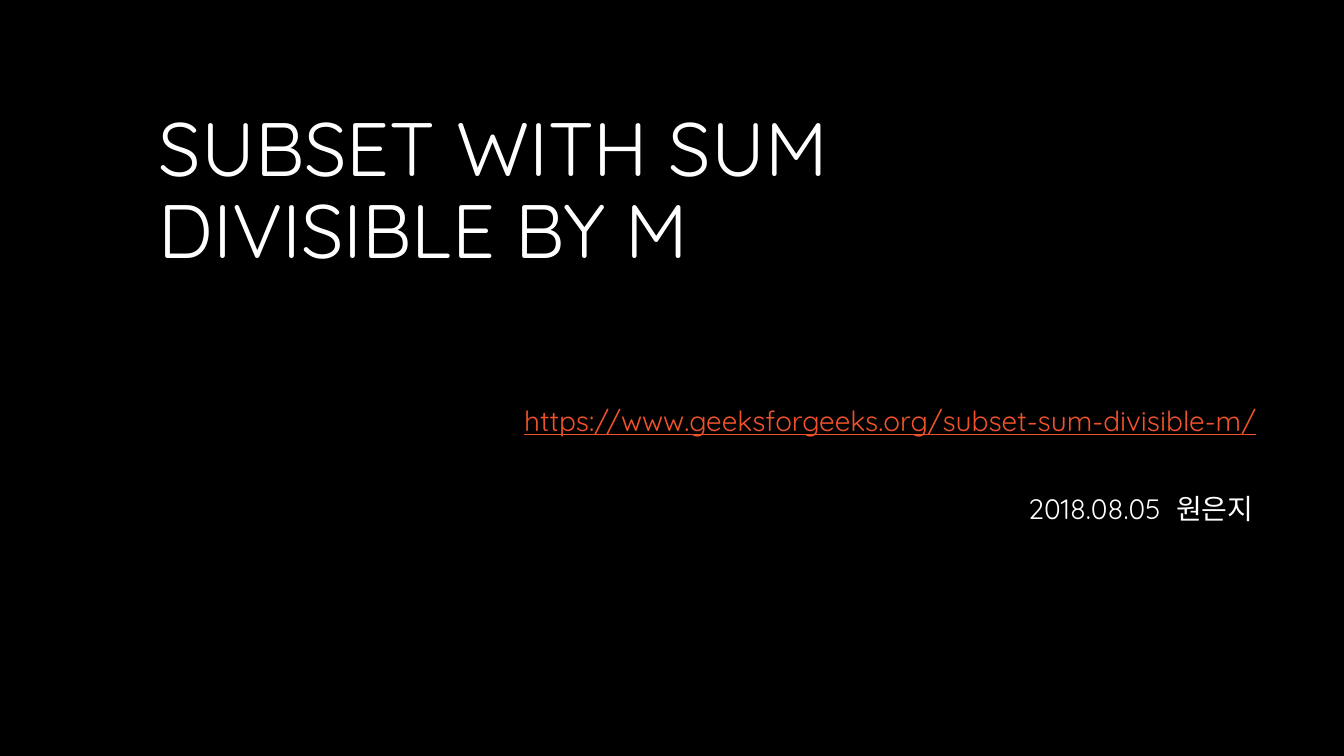
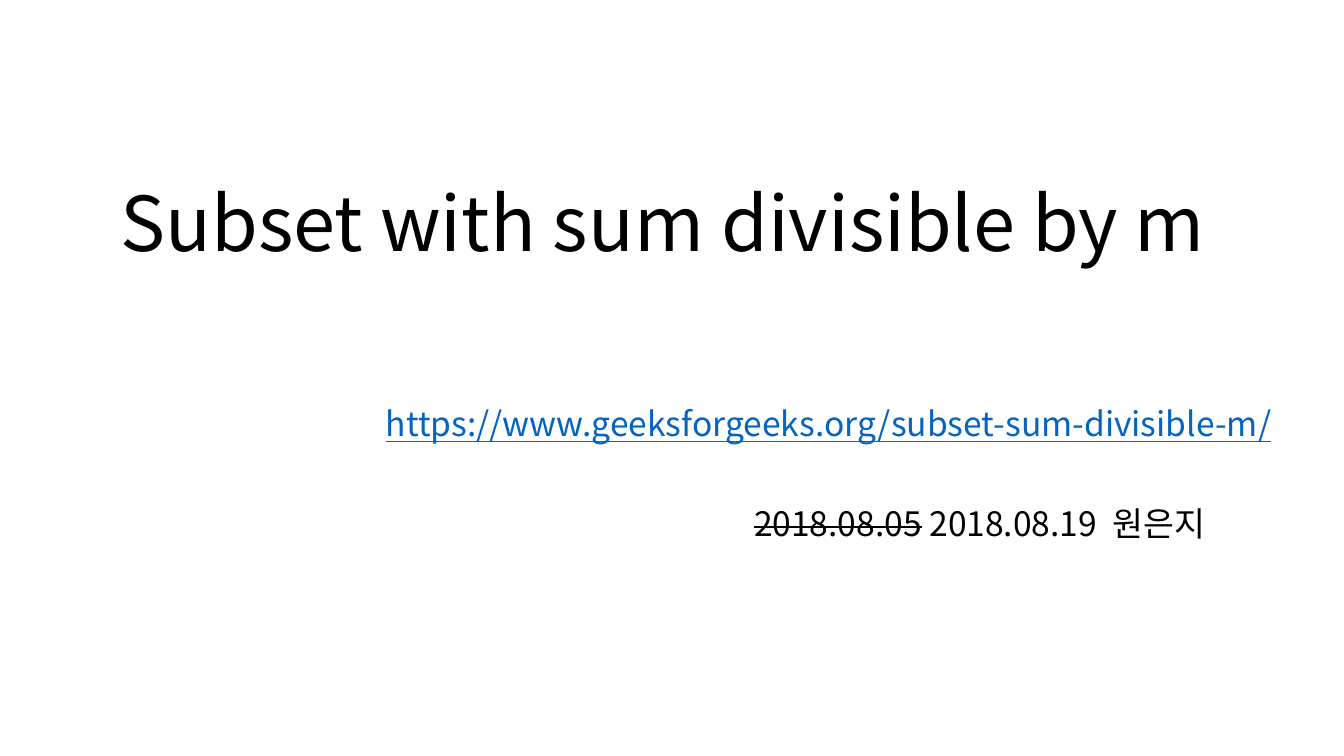
Before and after one commit to eunjiWon/algorithm_study, a slide deck: slide 1 of Subsum.pptx. Drawn at 1344x756 pixels with LibreOffice and Linux fonts; fonts in the diff are those of the drawing; background and template pictures are left out. Boxes give left, top, right and bottom in pixels: in the first picture for what was removed or moved away, otherwise in the second. Text is boxed around its words. In the diff, an @@ line names an element or a change of style, - is before the commit and + after.

```diff
--- a/Subsum.pptx
+++ b/Subsum.pptx
@@ background #000000 to #FFFFFF @@
@@ title at <box>121,190,1205,269</box>: text changed; font Quicksand to Noto Sans CJK KR; text colour #FFFFFF to #000000 @@
-SUBSET WITH SUM DIVISIBLE BY M
+Subset with sum divisible by m
@@ subtitle "https://www.geeksforgeeks.org/subset-sum-divisible-m/": place and size @@
-subtitle "https://www.geeksforgeeks.org/subset-sum-divisible-m/" at <box>524,408,1256,522</box>
+subtitle "https://www.geeksforgeeks.org/subset-sum-divisible-m/" at <box>386,409,1271,539</box>
@@ subtitle at <box>386,409,1271,445</box>: size 20 to 24 pt, font Quicksand to Noto Sans CJK KR, text colour #F0532B to #0563C1 in "https://www.geeksforgeeks.org/subset-sum-divisible-m/"; alignment left to centre @@
@@ subtitle at <box>754,508,1205,539</box>: text changed; size 20 to 24 pt; font Quicksand to Noto Sans CJK KR; text colour #FFFFFF to #000000 @@
-2018.08.05 원은지
+2018.08.05 2018.08.19 원은지
```
Also in this commit, not shown: 1 other slide changed, 5 slides added, 3 slides removed, 10 other files.
